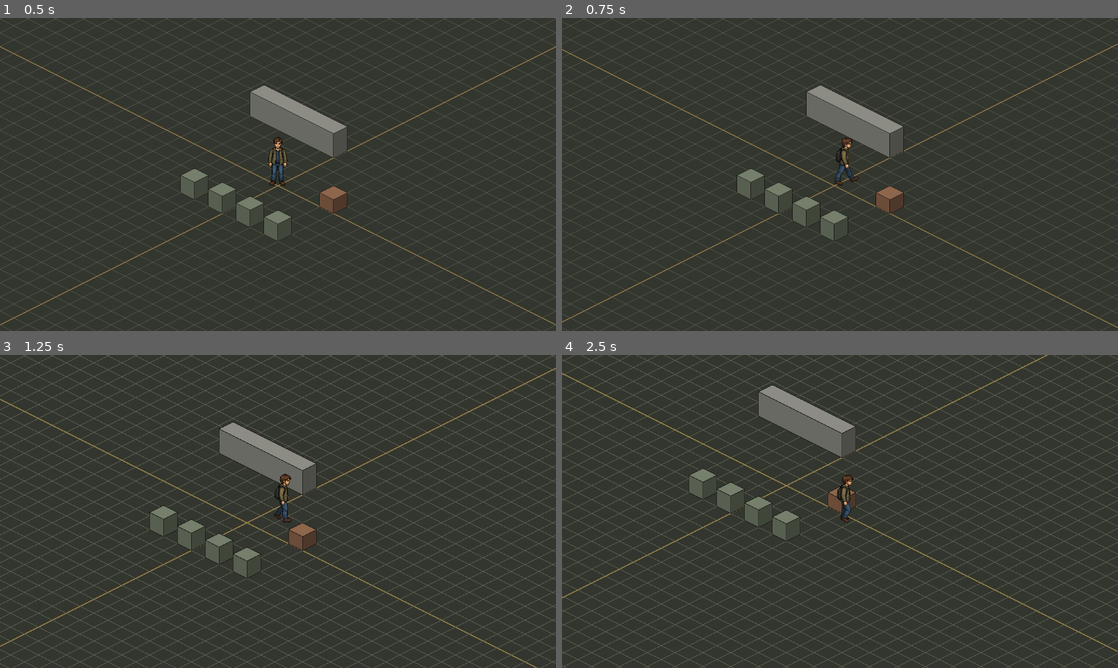
Above: before the commit, frames 1-4 (two rows, left to right).
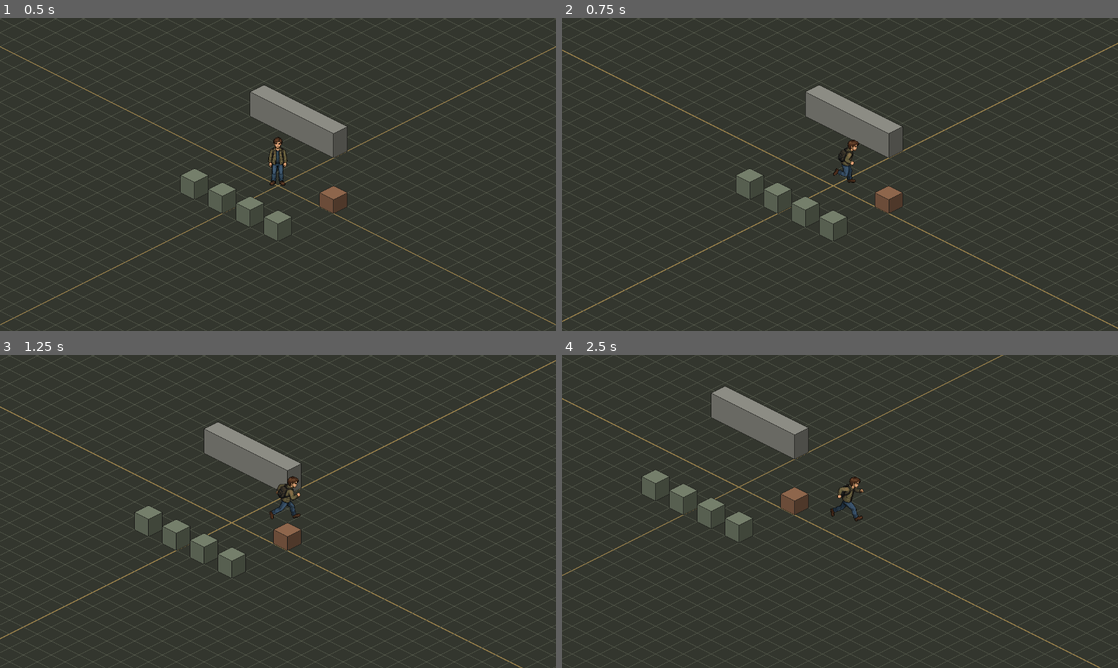
Above: after the commit, the same moments.

Repository: shah86-ia/game-apoc
Game: Godot game, scene res://scenes/test/iso_movement_test.tscn
Two runs of this game, one before a commit and one after it. Both use one fixed random seed, a clock stepped at 60 frames per second and the inputs below.
Inputs:
- Up to frame 1 (0.5 s): no input
- Up to frame 2 (0.75 s): tap Enter at 0.5 s; hold D (move_right) from 0.53 s (still down); hold Shift (run, bound only after the commit) from 0.53 s (still down)
- Up to frame 3 (1.25 s): keep holding D (move_right); keep holding Shift (run, bound only after the commit)
- Up to frame 4 (2.5 s): release D (move_right) at 1.28 s; release Shift (run, bound only after the commit) at 1.28 s; hold S (move_down) 1.28-2.03 s; tap Shift (run, bound only after the commit) at 1.35 s; hold D (move_right) from 2.03 s (still down); hold Shift (run, bound only after the commit) from 2.03 s (still down)

Frame 1 is identical in both runs. In frame 2, 8.1% of the frame differs, in the area x 0-100%, y 0-100%; in frame 3, 15%; in frame 4, 17%.

Commit message:
feat: бег героя по Shift в 8 направлениях
- Input Map: действие run — Shift (левый и правый).
- SpriteFrames: run_* — 6 кадров, 10 FPS (отдельно от walk_* — 8 FPS).
- Скорость бега = move_speed × run_speed_multiplier (1.6 → 192 px/s).
- Переход ходьба ↔ бег плавный (speed_change_rate = 300 px/s²), остановка —
  мгновенная, как раньше; при смене walk ↔ run сохраняется фаза шага.
- Анимация переключается только при смене имени, не каждый кадр.

Co-Authored-By: Claude Opus 5.5 <noreply@anthropic.com>
Claude-Session: https://claude.ai/code/session_01D5H8uEiPeKCtB9HRVci4Ag

Diff:
--- a/characters/protagonist/animations/protagonist_frames.tres
+++ b/characters/protagonist/animations/protagonist_frames.tres
@@ -56,6 +56,54 @@
 [ext_resource type="Texture2D" path="res://characters/protagonist/animations/walk/south-west/protagonist-walk-south-west-frame-04-v001.png" id="54_walk_sw_04"]
 [ext_resource type="Texture2D" path="res://characters/protagonist/animations/walk/south-west/protagonist-walk-south-west-frame-05-v001.png" id="55_walk_sw_05"]
 [ext_resource type="Texture2D" path="res://characters/protagonist/animations/walk/south-west/protagonist-walk-south-west-frame-06-v001.png" id="56_walk_sw_06"]
+[ext_resource type="Texture2D" path="res://characters/protagonist/animations/running/south/protagonist-run-s-frame-01-v001.png" id="57_run_s_01"]
+[ext_resource type="Texture2D" path="res://characters/protagonist/animations/running/south/protagonist-run-s-frame-02-v001.png" id="58_run_s_02"]
+[ext_resource type="Texture2D" path="res://characters/protagonist/animations/running/south/protagonist-run-s-frame-03-v001.png" id="59_run_s_03"]
+[ext_resource type="Texture2D" path="res://characters/protagonist/animations/running/south/protagonist-run-s-frame-04-v001.png" id="60_run_s_04"]
+[ext_resource type="Texture2D" path="res://characters/protagonist/animations/running/south/protagonist-run-s-frame-05-v001.png" id="61_run_s_05"]
+[ext_resource type="Texture2D" path="res://characters/protagonist/animations/running/south/protagonist-run-s-frame-06-v001.png" id="62_run_s_06"]
+[ext_resource type="Texture2D" path="res://characters/protagonist/animations/running/north/protagonist-run-n-frame-01-v001.png" id="63_run_n_01"]
+[ext_resource type="Texture2D" path="res://characters/protagonist/animations/running/north/protagonist-run-n-frame-02-v001.png" id="64_run_n_02"]
+[ext_resource type="Texture2D" path="res://characters/protagonist/animations/running/north/protagonist-run-n-frame-03-v001.png" id="65_run_n_03"]
+[ext_resource type="Texture2D" path="res://characters/protagonist/animations/running/north/protagonist-run-n-frame-04-v001.png" id="66_run_n_04"]
+[ext_resource type="Texture2D" path="res://characters/protagonist/animations/running/north/protagonist-run-n-frame-05-v001.png" id="67_run_n_05"]
+[ext_resource type="Texture2D" path="res://characters/protagonist/animations/running/north/protagonist-run-n-frame-06-v001.png" id="68_run_n_06"]
+[ext_resource type="Texture2D" path="res://characters/protagonist/animations/running/west/protagonist-run-w-frame-01-v001.png" id="69_run_w_01"]
+[ext_resource type="Texture2D" path="res://characters/protagonist/animations/running/west/protagonist-run-w-frame-02-v001.png" id="70_run_w_02"]
+[ext_resource type="Texture2D" path="res://characters/protagonist/animations/running/west/protagonist-run-w-frame-03-v001.png" id="71_run_w_03"]
+[ext_resource type="Texture2D" path="res://characters/protagonist/animations/running/west/protagonist-run-w-frame-04-v001.png" id="72_run_w_04"]
+[ext_resource type="Texture2D" path="res://characters/protagonist/animations/running/west/protagonist-run-w-frame-05-v001.png" id="73_run_w_05"]
+[ext_resource type="Texture2D" path="res://characters/protagonist/animations/running/west/protagonist-run-w-frame-06-v001.png" id="74_run_w_06"]
+[ext_resource type="Texture2D" path="res://characters/protagonist/animations/running/east/protagonist-run-e-frame-01-v001.png" id="75_run_e_01"]
+[ext_resource type="Texture2D" path="res://characters/protagonist/animations/running/east/protagonist-run-e-frame-02-v001.png" id="76_run_e_02"]
+[ext_resource type="Texture2D" path="res://characters/protagonist/animations/running/east/protagonist-run-e-frame-03-v001.png" id="77_run_e_03"]
+[ext_resource type="Texture2D" path="res://characters/protagonist/animations/running/east/protagonist-run-e-frame-04-v001.png" id="78_run_e_04"]
+[ext_resource type="Texture2D" path="res://characters/protagonist/animations/running/east/protagonist-run-e-frame-05-v001.png" id="79_run_e_05"]
+[ext_resource type="Texture2D" path="res://characters/protagonist/animations/running/east/protagonist-run-e-frame-06-v001.png" id="80_run_e_06"]
+[ext_resource type="Texture2D" path="res://characters/protagonist/animations/running/south-west/protagonist-run-sw-frame-01-v001.png" id="81_run_sw_01"]
+[ext_resource type="Texture2D" path="res://characters/protagonist/animations/running/south-west/protagonist-run-sw-frame-02-v001.png" id="82_run_sw_02"]
+[ext_resource type="Texture2D" path="res://characters/protagonist/animations/running/south-west/protagonist-run-sw-frame-03-v001.png" id="83_run_sw_03"]
+[ext_resource type="Texture2D" path="res://characters/protagonist/animations/running/south-west/protagonist-run-sw-frame-04-v001.png" id="84_run_sw_04"]
+[ext_resource type="Texture2D" path="res://characters/protagonist/animations/running/south-west/protagonist-run-sw-frame-05-v001.png" id="85_run_sw_05"]
+[ext_resource type="Texture2D" path="res://characters/protagonist/animations/running/south-west/protagonist-run-sw-frame-06-v001.png" id="86_run_sw_06"]
+[ext_resource type="Texture2D" path="res://characters/protagonist/animations/running/south-east/protagonist-run-se-frame-01-v001.png" id="87_run_se_01"]
+[ext_resource type="Texture2D" path="res://characters/protagonist/animations/running/south-east/protagonist-run-se-frame-02-v001.png" id="88_run_se_02"]
+[ext_resource type="Texture2D" path="res://characters/protagonist/animations/running/south-east/protagonist-run-se-frame-03-v001.png" id="89_run_se_03"]
+[ext_resource type="Texture2D" path="res://characters/protagonist/animations/running/south-east/protagonist-run-se-frame-04-v001.png" id="90_run_se_04"]
+[ext_resource type="Texture2D" path="res://characters/protagonist/animations/running/south-east/protagonist-run-se-frame-05-v001.png" id="91_run_se_05"]
+[ext_resource type="Texture2D" path="res://characters/protagonist/animations/running/south-east/protagonist-run-se-frame-06-v001.png" id="92_run_se_06"]
+[ext_resource type="Texture2D" path="res://characters/protagonist/animations/running/north-west/protagonist-run-nw-frame-01-v001.png" id="93_run_nw_01"]
+[ext_resource type="Texture2D" path="res://characters/protagonist/animations/running/north-west/protagonist-run-nw-frame-02-v001.png" id="94_run_nw_02"]
+[ext_resource type="Texture2D" path="res://characters/protagonist/animations/running/north-west/protagonist-run-nw-frame-03-v001.png" id="95_run_nw_03"]
+[ext_resource type="Texture2D" path="res://characters/protagonist/animations/running/north-west/protagonist-run-nw-frame-04-v001.png" id="96_run_nw_04"]
+[ext_resource type="Texture2D" path="res://characters/protagonist/animations/running/north-west/protagonist-run-nw-frame-05-v001.png" id="97_run_nw_05"]
+[ext_resource type="Texture2D" path="res://characters/protagonist/animations/running/north-west/protagonist-run-nw-frame-06-v001.png" id="98_run_nw_06"]
+[ext_resource type="Texture2D" path="res://characters/protagonist/animations/running/north-east/protagonist-run-ne-frame-01-v001.png" id="99_run_ne_01"]
+[ext_resource type="Texture2D" path="res://characters/protagonist/animations/running/north-east/protagonist-run-ne-frame-02-v001.png" id="100_run_ne_02"]
+[ext_resource type="Texture2D" path="res://characters/protagonist/animations/running/north-east/protagonist-run-ne-frame-03-v001.png" id="101_run_ne_03"]
+[ext_resource type="Texture2D" path="res://characters/protagonist/animations/running/north-east/protagonist-run-ne-frame-04-v001.png" id="102_run_ne_04"]
+[ext_resource type="Texture2D" path="res://characters/protagonist/animations/running/north-east/protagonist-run-ne-frame-05-v001.png" id="103_run_ne_05"]
+[ext_resource type="Texture2D" path="res://characters/protagonist/animations/running/north-east/protagonist-run-ne-frame-06-v001.png" id="104_run_ne_06"]
 
 [resource]
 animations = [
@@ -347,4 +395,228 @@
 "loop": true,
 "name": &"walk_sw",
 "speed": 8.0
+}, {
+"frames": [{
+"duration": 1.0,
+"texture": ExtResource("57_run_s_01")
+},
+{
+"duration": 1.0,
+"texture": ExtResource("58_run_s_02")
+},
+{
+"duration": 1.0,
+"texture": ExtResource("59_run_s_03")
+},
+{
+"duration": 1.0,
+"texture": ExtResource("60_run_s_04")
+},
+{
+"duration": 1.0,
+"texture": ExtResource("61_run_s_05")
+},
+{
+"duration": 1.0,
+"texture": ExtResource("62_run_s_06")
+}],
+"loop": true,
+"name": &"run_s",
+"speed": 10.0
+}, {
+"frames": [{
+"duration": 1.0,
+"texture": ExtResource("63_run_n_01")
+},
+{
+"duration": 1.0,
+"texture": ExtResource("64_run_n_02")
+},
+{
+"duration": 1.0,
+"texture": ExtResource("65_run_n_03")
+},
+{
+"duration": 1.0,
+"texture": ExtResource("66_run_n_04")
+},
+{
+"duration": 1.0,
+"texture": ExtResource("67_run_n_05")
+},
+{
+"duration": 1.0,
+"texture": ExtResource("68_run_n_06")
+}],
+"loop": true,
+"name": &"run_n",
+"speed": 10.0
+}, {
+"frames": [{
+"duration": 1.0,
+"texture": ExtResource("69_run_w_01")
+},
+{
+"duration": 1.0,
+"texture": ExtResource("70_run_w_02")
+},
+{
+"duration": 1.0,
+"texture": ExtResource("71_run_w_03")
+},
+{
+"duration": 1.0,
+"texture": ExtResource("72_run_w_04")
+},
+{
+"duration": 1.0,
+"texture": ExtResource("73_run_w_05")
+},
+{
+"duration": 1.0,
+"texture": ExtResource("74_run_w_06")
+}],
+"loop": true,
+"name": &"run_w",
+"speed": 10.0
+}, {
+"frames": [{
+"duration": 1.0,
+"texture": ExtResource("75_run_e_01")
+},
+{
+"duration": 1.0,
+"texture": ExtResource("76_run_e_02")
+},
+{
+"duration": 1.0,
+"texture": ExtResource("77_run_e_03")
+},
+{
+"duration": 1.0,
+"texture": ExtResource("78_run_e_04")
+},
+{
+"duration": 1.0,
+"texture": ExtResource("79_run_e_05")
+},
+{
+"duration": 1.0,
+"texture": ExtResource("80_run_e_06")
+}],
+"loop": true,
+"name": &"run_e",
+"speed": 10.0
+}, {
+"frames": [{
+"duration": 1.0,
+"texture": ExtResource("81_run_sw_01")
+},
+{
+"duration": 1.0,
+"texture": ExtResource("82_run_sw_02")
+},
+{
+"duration": 1.0,
+"texture": ExtResource("83_run_sw_03")
+},
+{
+"duration": 1.0,
+"texture": ExtResource("84_run_sw_04")
+},
+{
+"duration": 1.0,
+"texture": ExtResource("85_run_sw_05")
+},
+{
+"duration": 1.0,
+"texture": ExtResource("86_run_sw_06")
+}],
+"loop": true,
+"name": &"run_sw",
+"speed": 10.0
+}, {
+"frames": [{
+"duration": 1.0,
+"texture": ExtResource("87_run_se_01")
+},
+{
+"duration": 1.0,
+"texture": ExtResource("88_run_se_02")
+},
+{
+"duration": 1.0,
+"texture": ExtResource("89_run_se_03")
+},
+{
+"duration": 1.0,
+"texture": ExtResource("90_run_se_04")
+},
+{
+"duration": 1.0,
+"texture": ExtResource("91_run_se_05")
+},
+{
+"duration": 1.0,
+"texture": ExtResource("92_run_se_06")
+}],
+"loop": true,
+"name": &"run_se",
+"speed": 10.0
+}, {
+"frames": [{
+"duration": 1.0,
+"texture": ExtResource("93_run_nw_01")
+},
+{
+"duration": 1.0,
+"texture": ExtResource("94_run_nw_02")
+},
+{
+"duration": 1.0,
+"texture": ExtResource("95_run_nw_03")
+},
+{
+"duration": 1.0,
+"texture": ExtResource("96_run_nw_04")
+},
+{
+"duration": 1.0,
+"texture": ExtResource("97_run_nw_05")
+},
+{
+"duration": 1.0,
+"texture": ExtResource("98_run_nw_06")
+}],
+"loop": true,
+"name": &"run_nw",
+"speed": 10.0
+}, {
+"frames": [{
+"duration": 1.0,
+"texture": ExtResource("99_run_ne_01")
+},
+{
+"duration": 1.0,
+"texture": ExtResource("100_run_ne_02")
+},
+{
+"duration": 1.0,
+"texture": ExtResource("101_run_ne_03")
+},
+{
+"duration": 1.0,
+"texture": ExtResource("102_run_ne_04")
+},
+{
+"duration": 1.0,
+"texture": ExtResource("103_run_ne_05")
+},
+{
+"duration": 1.0,
+"texture": ExtResource("104_run_ne_06")
+}],
+"loop": true,
+"name": &"run_ne",
+"speed": 10.0
 }]
--- a/project.godot
+++ b/project.godot
@@ -41,6 +41,11 @@
 "events": [Object(InputEventKey,"resource_local_to_scene":false,"resource_name":"","device":-1,"window_id":0,"alt_press …(192 unchanged characters)…
 ]
 }
+run={
+"deadzone": 0.2,
+"events": [Object(InputEventKey,"resource_local_to_scene":false,"resource_name":"","device":-1,"window_id":0,"alt_pressed":false,"shift_pressed":false,"ctrl_pressed":false,"meta_pressed":false,"pressed":false,"keycode":0,"physical_keycode":4194325,"key_label":0,"unicode":0,"location":0,"echo":false,"script":null)
+]
+}
 
 [physics]
 
--- a/scripts/player/player.gd
+++ b/scripts/player/player.gd
@@ -1,11 +1,19 @@
 class_name Player
 extends CharacterBody2D
-## Главный герой. Управление WASD относительно экрана.
+## Главный герой. Управление WASD относительно экрана, Shift — бег.
 ## Точка начала координат узла — ноги персонажа (точка опоры).
 ## Внешний вид — дочерний AnimatedSprite2D с ресурсом SpriteFrames.
+## FPS анимаций (walk_* — 8, run_* — 10) задаются в SpriteFrames, а не здесь.
 
-## Скорость перемещения в пикселях в секунду.
+## Скорость ходьбы в пикселях в секунду.
 @export var move_speed: float = 120.0
+
+## Скорость бега = move_speed × этот множитель (Shift + WASD).
+@export_range(1.0, 3.0, 0.05) var run_speed_multiplier: float = 1.6
+
+## Насколько быстро скорость меняется между ходьбой и бегом, пикс/с².
+## Чем больше, тем резче переход; при 300 разгон 120 → 192 занимает ≈ 0,25 с.
+@export var speed_change_rate: float = 300.0
 
 ## Доля от move_speed, ниже которой герой считается стоящим (упёрся в стену).
 @export_range(0.0, 1.0, 0.01) var min_walk_speed_ratio: float = 0.15
@@ -16,31 +24,42 @@
 ## Последнее направление взгляда — сохраняется после остановки.
 var facing: StringName = &"s"
 
+## Текущая скорость движения: плавно меняется между ходьбой и бегом.
+var current_speed: float = 0.0
+
 @onready var sprite: AnimatedSprite2D = $AnimatedSprite2D
 
 
 func _ready() -> void:
-	_update_animation()
+	current_speed = move_speed
+	_update_animation(false, false)
 
 
-func _physics_process(_delta: float) -> void:
+func _physics_process(delta: float) -> void:
 	# get_vector() уже ограничивает длину вектора единицей,
 	# поэтому по диагонали скорость та же, что и по прямой.
 	var direction := Input.get_vector(&"move_left", &"move_right", &"move_up", &"move_down")
+	var wants_run := Input.is_action_pressed(&"run")
 
-	# Без инерции: скорость задаётся напрямую и сразу обнуляется при отпускании клавиш.
-	velocity = direction * move_speed
+	if direction == Vector2.ZERO:
+		# Без инерции: остановка мгновенная, следующий шаг снова начинается с ходьбы.
+		current_speed = move_speed
+	else:
+		# Переход ходьба ↔ бег — плавный, без рывка.
+		var target_speed := move_speed * (run_speed_multiplier if wants_run else 1.0)
+		current_speed = move_toward(current_speed, target_speed, speed_change_rate * delta)
+
+	velocity = direction * current_speed
 	move_and_slide()
 
 	# Поворачиваемся только при вводе; без ввода остаётся последнее направление.
 	if direction != Vector2.ZERO:
 		facing = _direction_to_suffix(direction)
 
-	# Ходьбу показываем по фактической скорости после столкновений:
+	# Движение определяем по фактической скорости после столкновений:
 	# если герой упёрся в препятствие, он стоит в Idle, а не шагает на месте.
-	# При скольжении вдоль стены скорость ненулевая — ходьба продолжается.
 	var is_moving := get_real_velocity().length() > move_speed * min_walk_speed_ratio
-	_update_animation(is_moving)
+	_update_animation(is_moving, wants_run)
 
 
 ## Переводит вектор движения в одно из 8 направлений (секторы по 45°).
@@ -49,13 +68,26 @@
 	return DIRECTION_SUFFIXES[index]
 
 
-## При движении включает walk_<направление>, если такая анимация уже есть в SpriteFrames;
-## иначе (и при остановке) — idle_<направление>.
-func _update_animation(is_moving: bool = false) -> void:
+## Idle — стоим; walk_<направление> — идём; run_<направление> — бежим (зажат Shift).
+## Если нужной анимации нет в SpriteFrames, берётся ближайшая доступная: run → walk → idle.
+## Анимация перезапускается только при смене имени, а не каждый кадр.
+func _update_animation(is_moving: bool, is_running: bool) -> void:
 	var anim := StringName("idle_" + facing)
 	if is_moving:
 		var walk_anim := StringName("walk_" + facing)
-		if sprite.sprite_frames.has_animation(walk_anim):
+		var run_anim := StringName("run_" + facing)
+		if is_running and sprite.sprite_frames.has_animation(run_anim):
+			anim = run_anim
+		elif sprite.sprite_frames.has_animation(walk_anim):
 			anim = walk_anim
-	if sprite.animation != anim:
-		sprite.play(anim)
+	if sprite.animation == anim:
+		return
+
+	# Ходьба ↔ бег в ту же сторону: продолжаем с той же фазы шага, чтобы ноги не «дёргались».
+	var keep_phase := is_moving and String(sprite.animation).ends_with("_" + facing) \
+			and not String(sprite.animation).begins_with("idle_")
+	var frame := sprite.frame
+	var progress := sprite.frame_progress
+	sprite.play(anim)
+	if keep_phase and frame < sprite.sprite_frames.get_frame_count(anim):
+		sprite.set_frame_and_progress(frame, progress)
